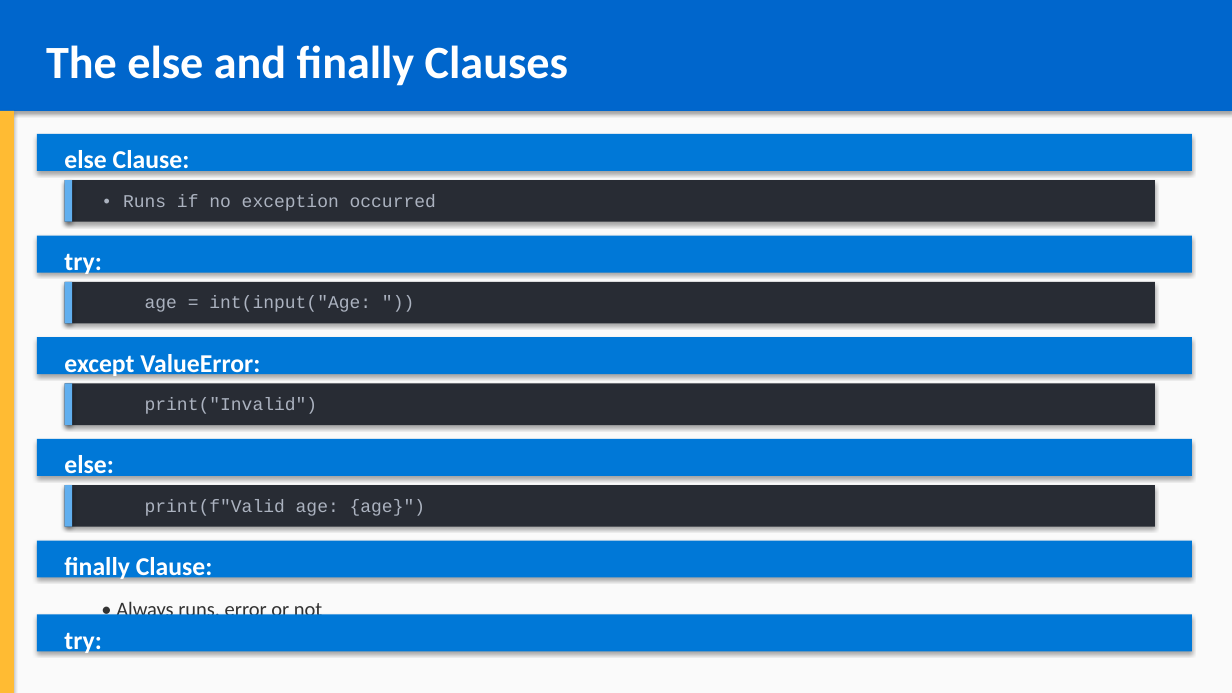
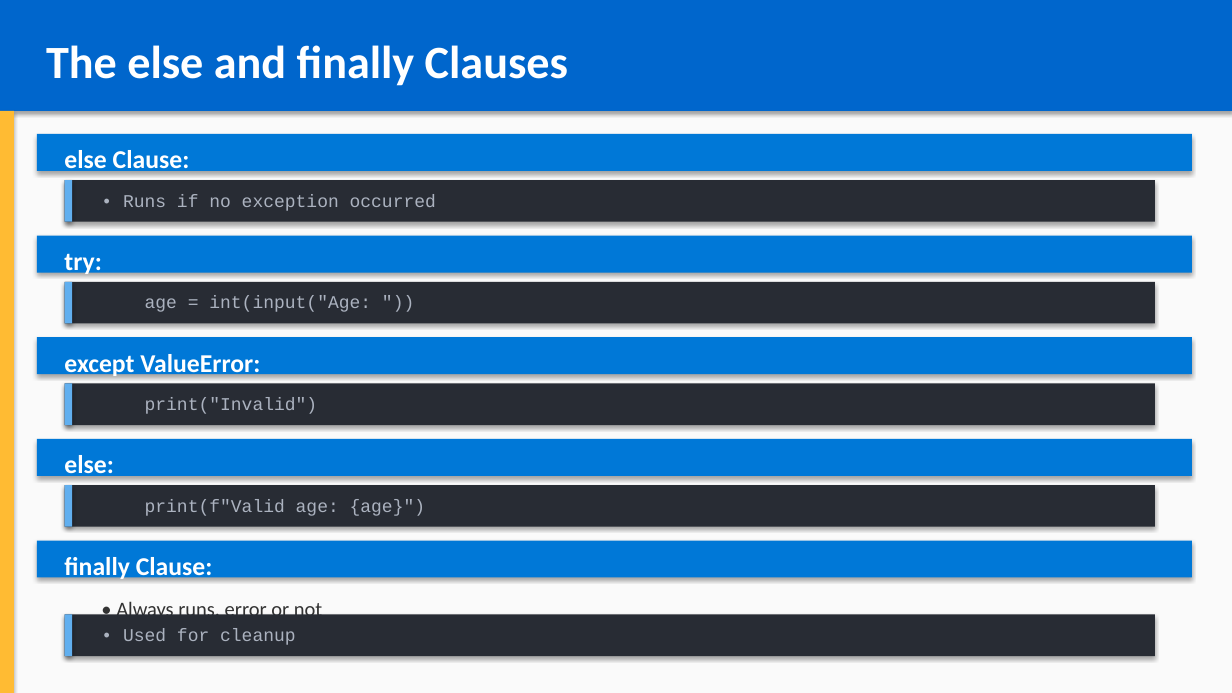
Before and after one commit to YouROS12/courses, a slide deck: slide 8 of python_course/chapter_10_error_handling/error_handling.pptx (slide 5 before the commit). Drawn at 1232x693 pixels with LibreOffice and Linux fonts; fonts in the diff are those of the drawing. Boxes give left, top, right and bottom in pixels: in the first picture for what was removed or moved away, otherwise in the second. Text is boxed around its words. In the diff, an @@ line names an element or a change of style, - is before the commit and + after.

```diff
--- a/python_course/chapter_10_error_handling/error_handling.pptx
+++ b/python_course/chapter_10_error_handling/error_handling.pptx
@@ rectangle: place and size @@
-rectangle at (37,615,1192,652)
+rectangle at (65,615,1155,656)
@@ rectangle at (65,615,1155,656): fill #0078D7 to #282C34 @@
@@ rectangle added at (65,615,72,656), fill #61AFEF @@
@@ text added at (123,629,296,645), 14 pt, text #ABB2BF @@
+• Used for cleanup
@@ text removed at (64,632,101,655) @@
-try:
```
Also in this commit, not shown: 10 other slides changed, 10 slides added, 1 slide removed, 10 other files.
